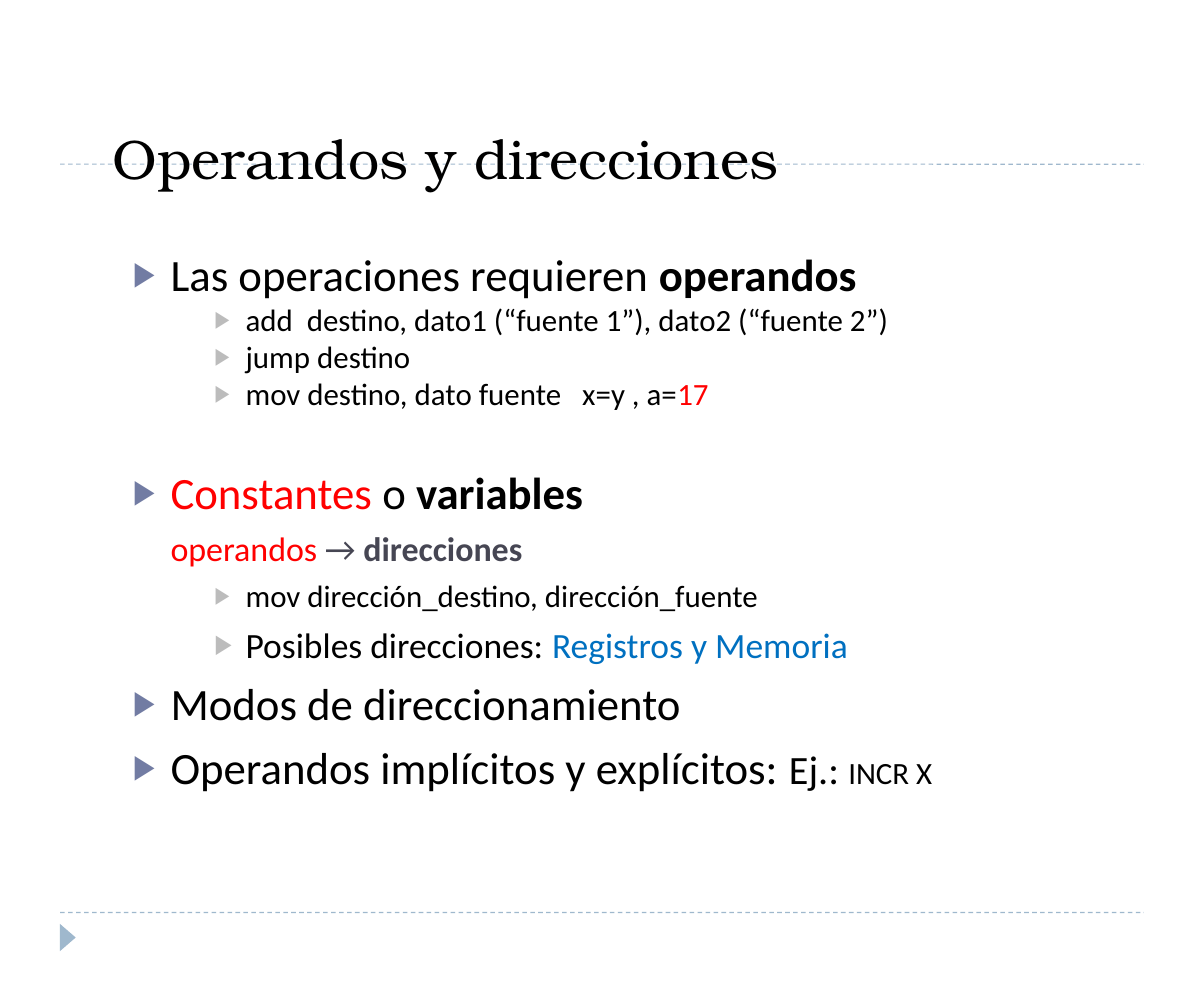
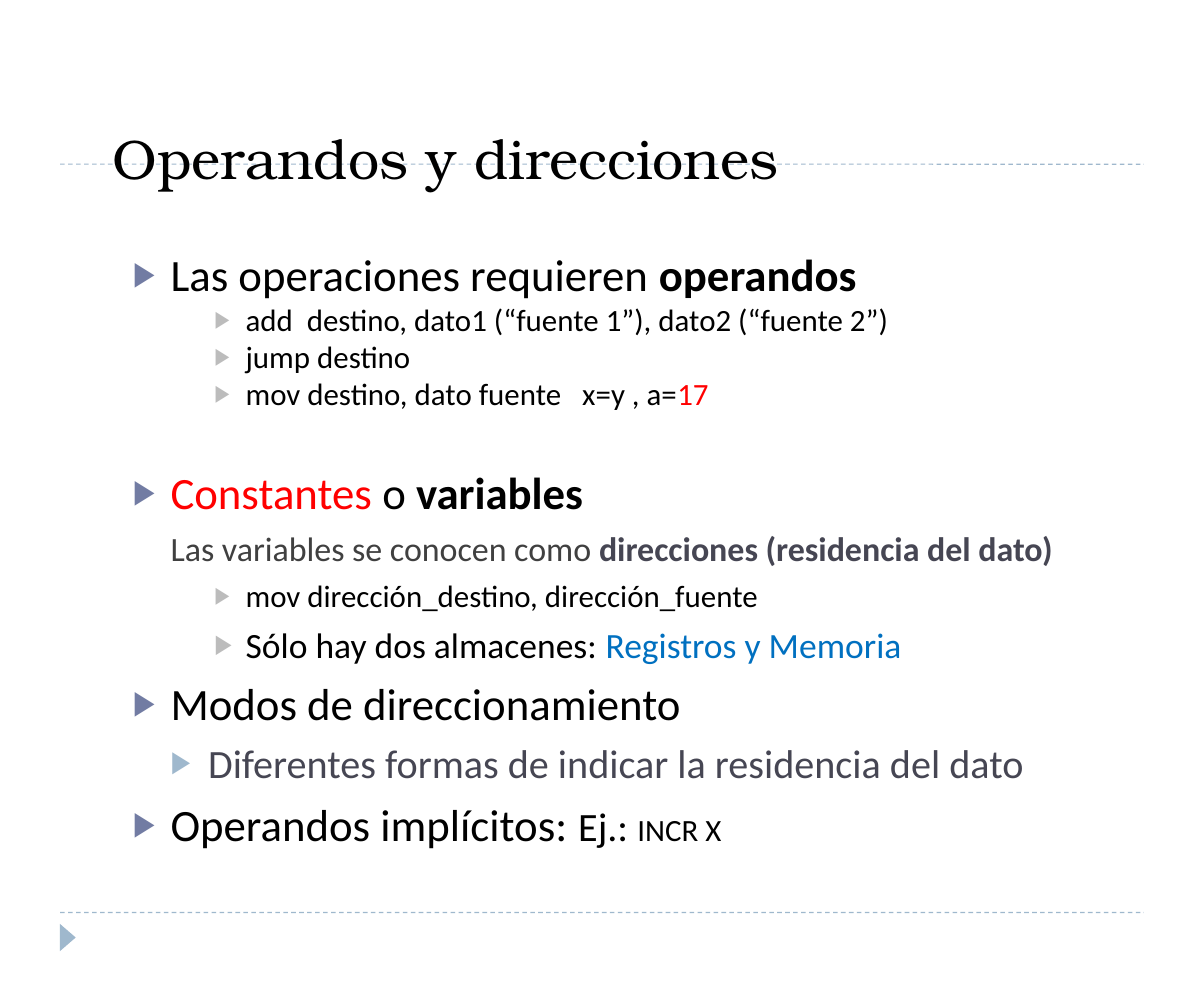
Before and after one commit to luisfromero/fucomp, a slide deck: slide 75 of temas/tema2.pptx. Drawn at 1204x985 pixels with LibreOffice and Linux fonts; fonts in the diff are those of the drawing. Boxes give left, top, right and bottom in pixels: in the first picture for what was removed or moved away, otherwise in the second. Text is boxed around its words. In the diff, an @@ line names an element or a change of style, - is before the commit and + after.

```diff
--- a/temas/tema2.pptx
+++ b/temas/tema2.pptx
@@ text at <box>171,536,1052,566</box>: text changed @@
-  operandos → direcciones
+  Las variables se conocen como direcciones (residencia del dato)
@@ text at <box>246,633,902,664</box>: text changed @@
-    ▶ Posibles direcciones: Registros y Memoria
+    ▶ Sólo hay dos almacenes: Registros y Memoria
@@ text at <box>171,750,1023,849</box>: text changed; size 29 to 26 pt; text colour #000000 to #464653 @@
-▶ Operandos implícitos y explícitos: Ej.: INCR X
+  ▶ Diferentes formas de indicar la residencia del dato
+▶ Operandos implícitos: Ej.: INCR X
```
Also in this commit, not shown: 15 other slides changed, 26 slides added, 14 slides removed, 5 other files.
